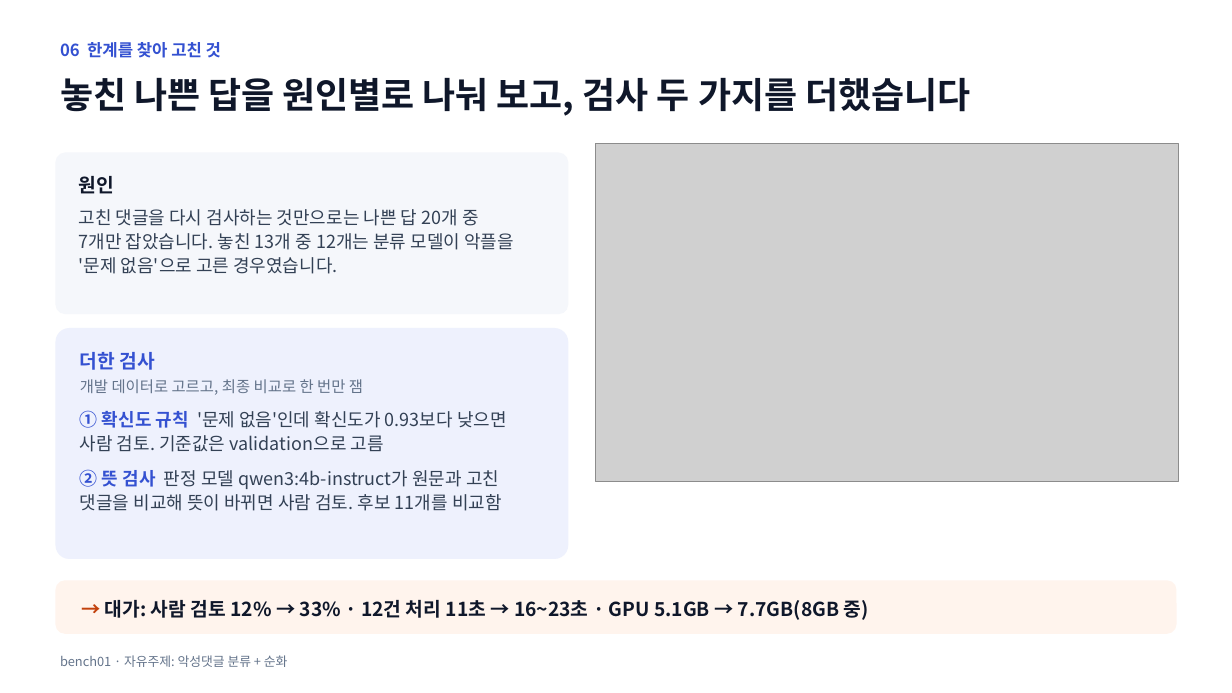
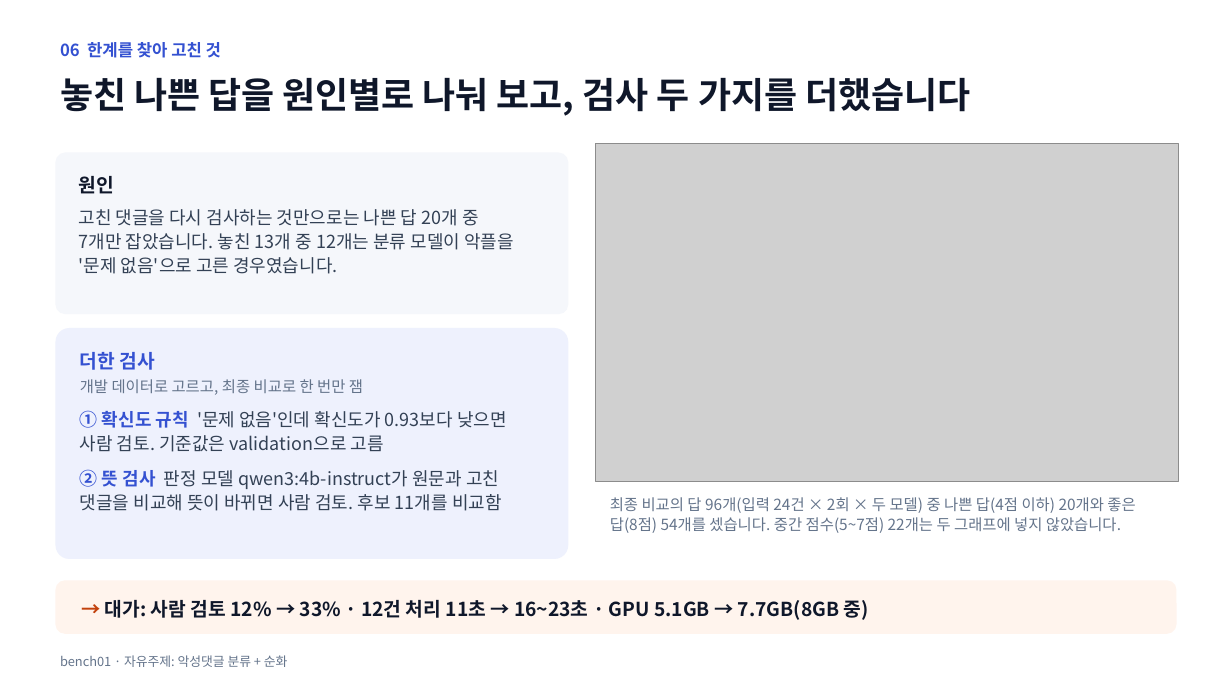
Before and after one commit to LLM-project-02/model-benchmark-lab, a slide deck: slide 7 of artifacts/step_by_step/comments/bench01/demo/bench01_comments_slides.pptx. Drawn at 1232x693 pixels with LibreOffice and Linux fonts; fonts in the diff are those of the drawing; grey boxes stand for pictures. Boxes give left, top, right and bottom in pixels: in the first picture for what was removed or moved away, otherwise in the second. Text is boxed around its words. In the diff, an @@ line names an element or a change of style, - is before the commit and + after.

```diff
--- a/artifacts/step_by_step/comments/bench01/demo/bench01_comments_slides.pptx
+++ b/artifacts/step_by_step/comments/bench01/demo/bench01_comments_slides.pptx
@@ text added at (610,497,1135,533), 12 pt, text #64748B @@
+최종 비교의 답 96개(입력 24건 × 2회 × 두 모델) 중 나쁜 답(4점 이하) 20개와 좋은
+답(8점) 54개를 셌습니다. 중간 점수(5~7점) 22개는 두 그래프에 넣지 않았습니다.
```
Also in this commit, not shown: 3 other slides changed, 2 other files.
